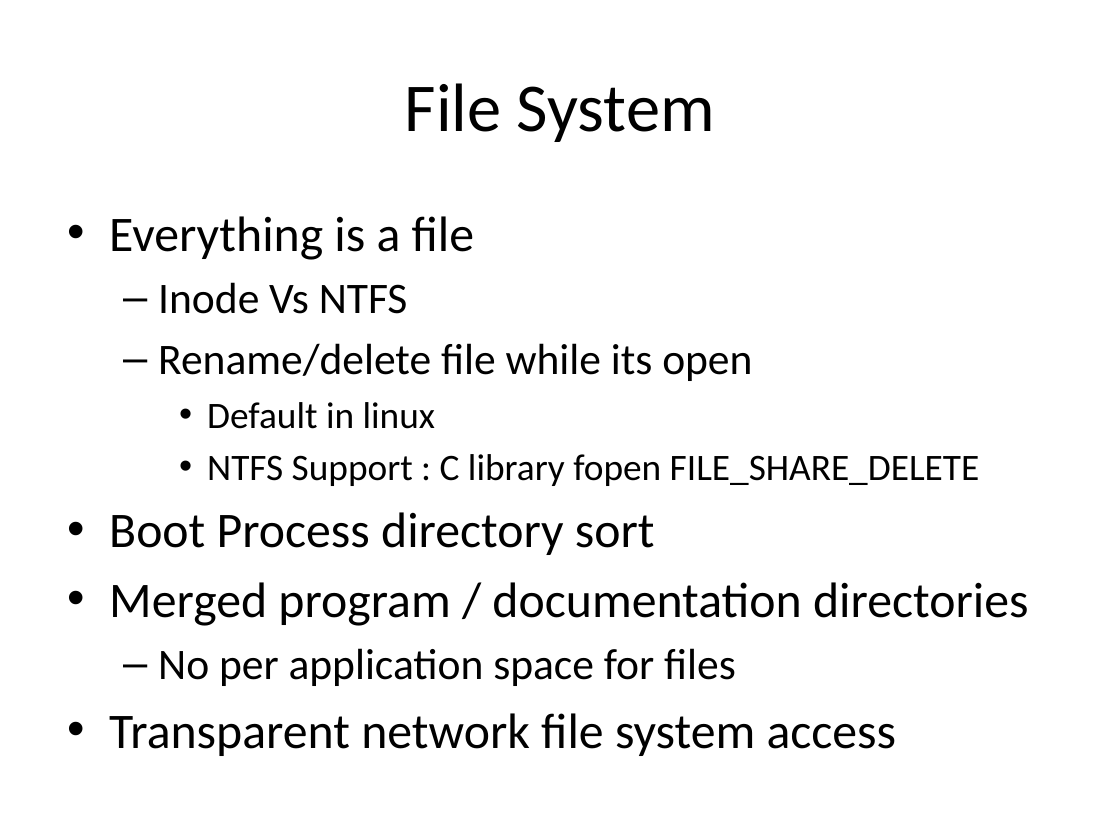
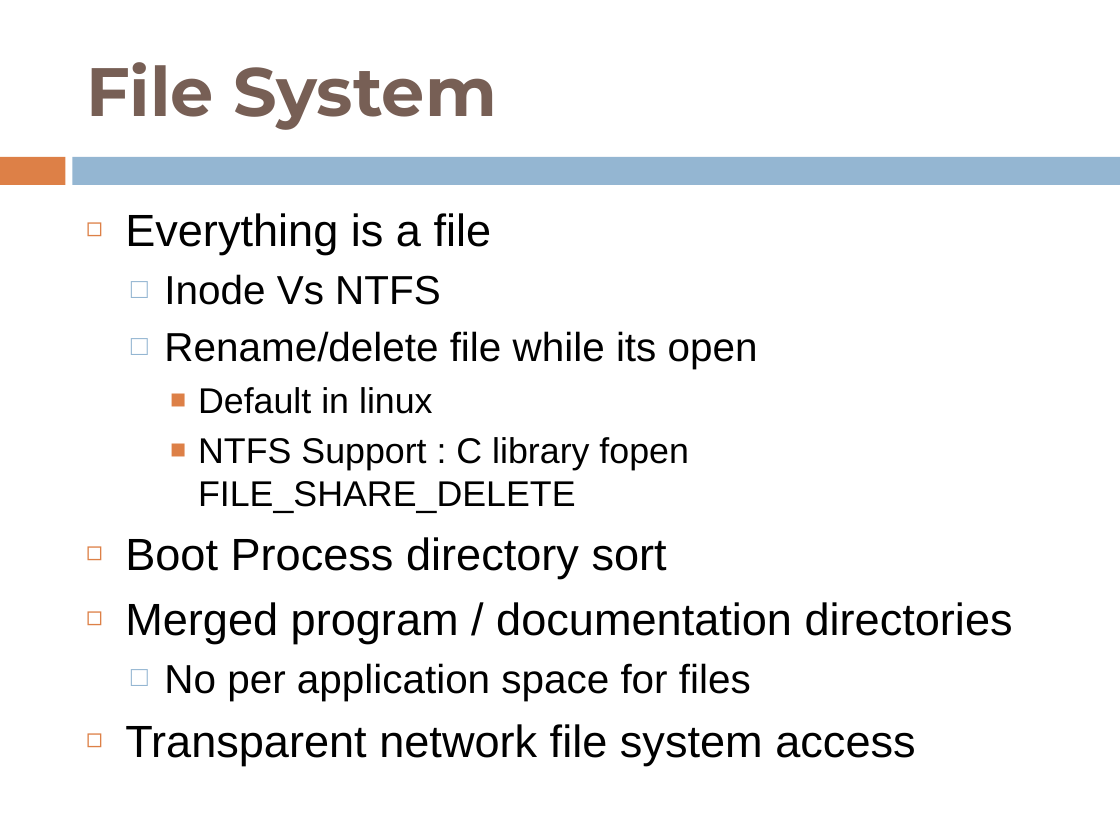
Before and after one commit to shyamrajendran/OS_MPS, a slide deck: slide 20 of 4th_credit/survey.pptx (slide 18 before the commit). Drawn at 1120x840 pixels with LibreOffice and Linux fonts; fonts in the diff are those of the drawing. Boxes give left, top, right and bottom in pixels: in the first picture for what was removed or moved away, otherwise in the second. Text is boxed around its words. In the diff, an @@ line names an element or a change of style, - is before the commit and + after.

```diff
--- a/4th_credit/survey.pptx
+++ b/4th_credit/survey.pptx
@@ title "File System": place and size @@
-title "File System" at (405,83,715,142)
+title "File System" at (86,62,497,130)
@@ title "File System" at (86,62,497,130): font Calibri to Montserrat, text colour #000000 to #775F55, bold on; alignment centre to left @@
@@ rectangle added at (0,157,65,185), fill #DD8047 @@
@@ rectangle added at (73,157,1120,185), fill #94B6D2 @@
@@ text "Everything is a file": place and size @@
-text "Everything is a file" at (109,216,1028,756)
+text "Everything is a file" at (125,213,1013,765)
@@ text "Everything is a file" at (125,213,1013,765): size 32 to 29 pt in "Everything is a file", "Boot Process directory sort", "Merged program / documentation directories", "Transparent network file system access"; font Calibri to Arial; size 28 to 26 pt in "Inode Vs NTFS", "Rename/delete file while its open", "No per application space for files"; size 24 to 23 pt in "Default in linux", "NTFS Support : C library fopen FILE_SHARE_DELETE"; bullet • to ◻; bullet – to □; bullet • to ■ @@
```
Also in this commit, not shown: 16 other slides changed, 3 slides added, 1 slide removed.
